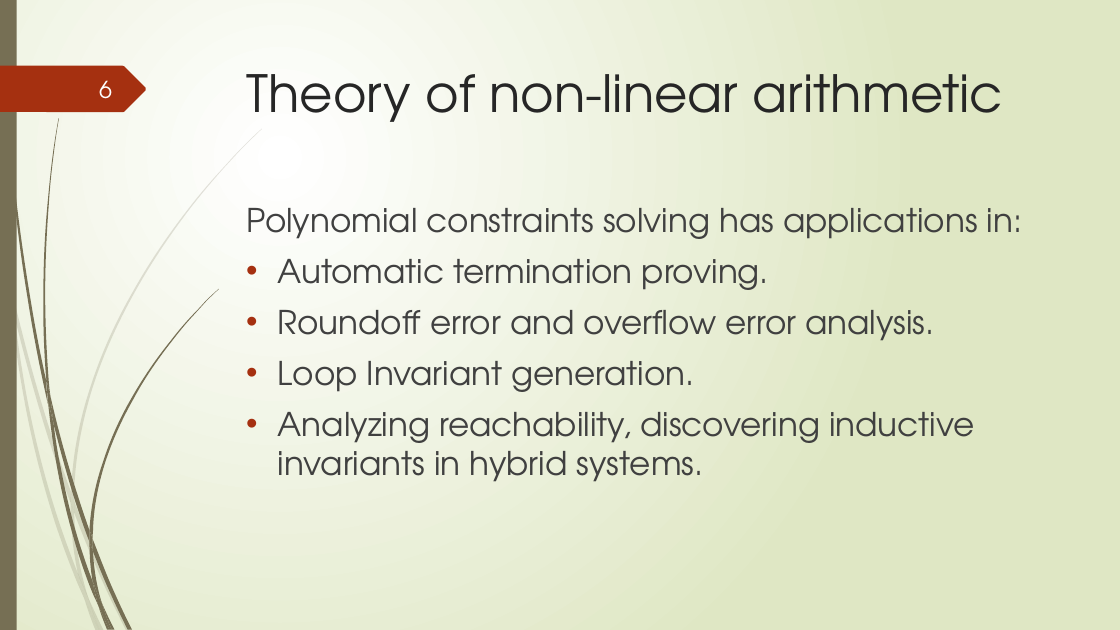
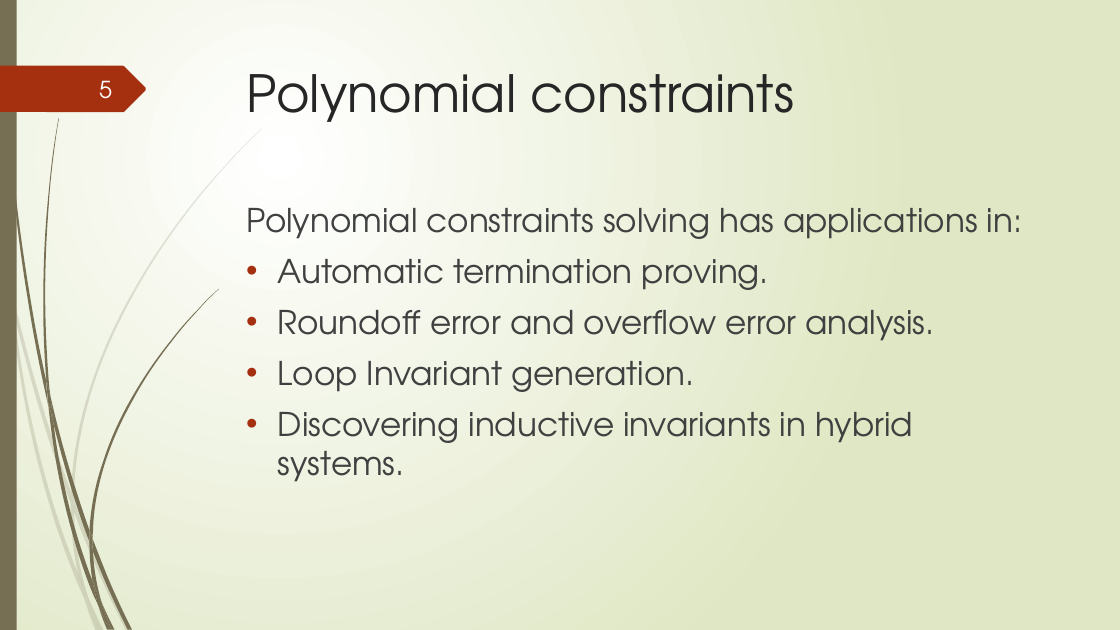
Before and after one commit to tungvx/raSAT, a slide deck: slide 5 of report/midterm.pptx (slide 6 before the commit). Drawn at 1120x630 pixels with LibreOffice and Linux fonts; fonts in the diff are those of the drawing. Boxes give left, top, right and bottom in pixels: in the first picture for what was removed or moved away, otherwise in the second. Text is boxed around its words. In the diff, an @@ line names an element or a change of style, - is before the commit and + after.

```diff
--- a/report/midterm.pptx
+++ b/report/midterm.pptx
@@ page number at [99, 80, 112, 99]: text changed @@
-6
+5
@@ title at [247, 74, 794, 122]: text changed @@
-Theory of non-linear arithmetic
+Polynomial constraints
@@ text at [278, 412, 913, 482]: text changed @@
-• Analyzing reachability, discovering inductive invariants in hybrid systems.
+• Discovering inductive invariants in hybrid systems.
```
Also in this commit, not shown: 8 other slides changed, 4 slides added, 5 slides removed, 6 other files.
